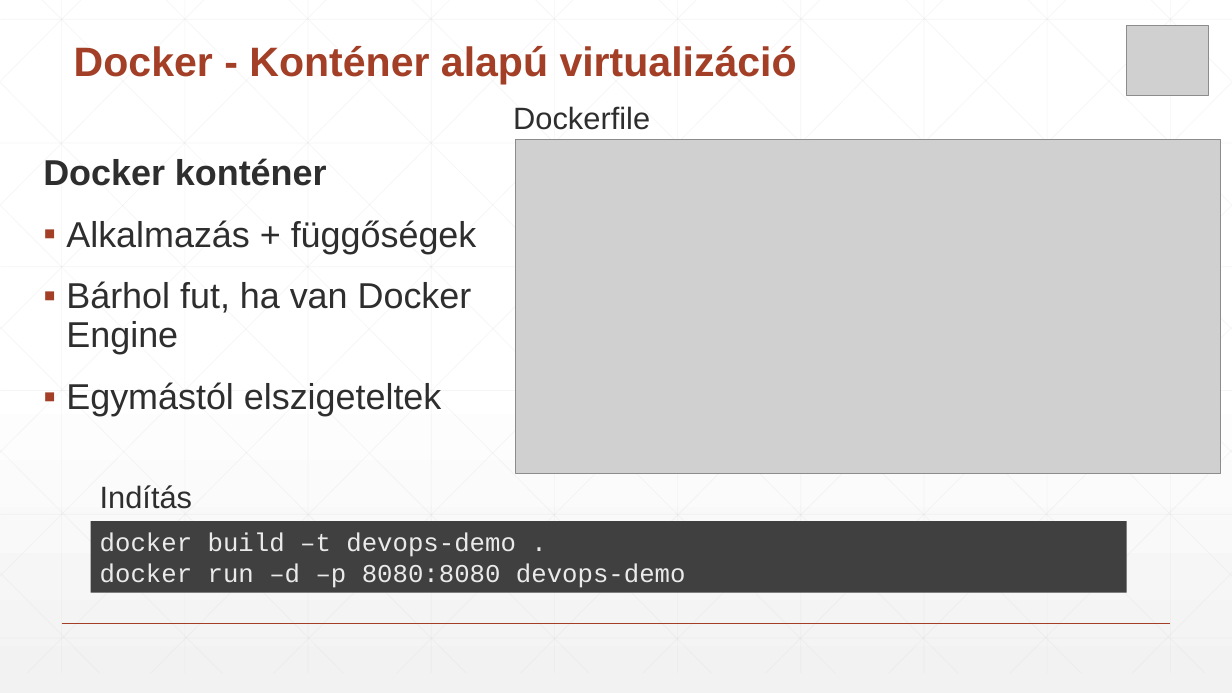
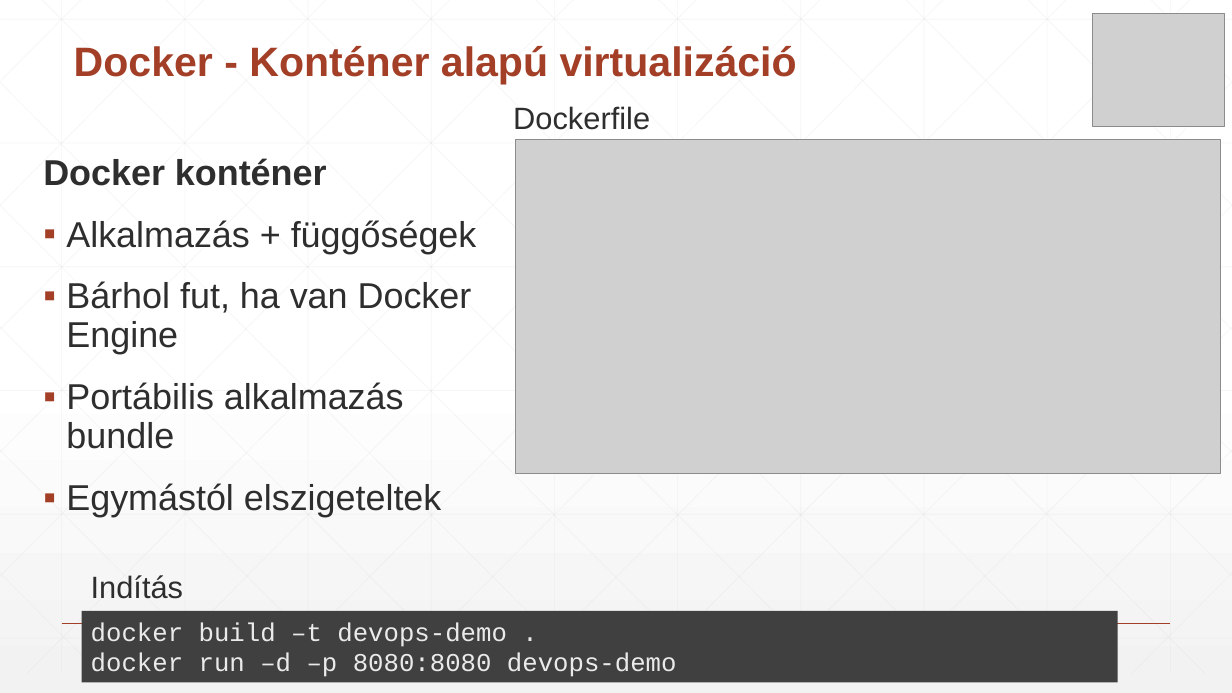
Before and after one commit to martonorova/devops-demo, a slide deck: slide 3 of docs/devops_pres.pptx. Drawn at 1232x693 pixels with LibreOffice and Linux fonts; fonts in the diff are those of the drawing; grey boxes stand for pictures. Boxes give left, top, right and bottom in pixels: in the first picture for what was removed or moved away, otherwise in the second. Text is boxed around its words. In the diff, an @@ line names an element or a change of style, - is before the commit and + after.

```diff
--- a/docs/devops_pres.pptx
+++ b/docs/devops_pres.pptx
@@ picture: place and size @@
-picture at <box>1127,26,1208,96</box>
+picture at <box>1092,13,1226,127</box>
@@ text at <box>66,382,404,449</box>: paragraph added @@
+▪ Portábilis alkalmazás bundle
@@ text "Indítás": place and size @@
-text "Indítás" at <box>100,485,192,509</box>
+text "Indítás" at <box>91,575,183,599</box>
@@ rectangle "docker build –t devops-demo .": place and size @@
-rectangle "docker build –t devops-demo ." at <box>91,521,1127,592</box>
+rectangle "docker build –t devops-demo ." at <box>81,611,1117,682</box>
```
Also in this commit, not shown: 2 other slides changed, 1 slide added, 1 slide removed, 2 other files.
